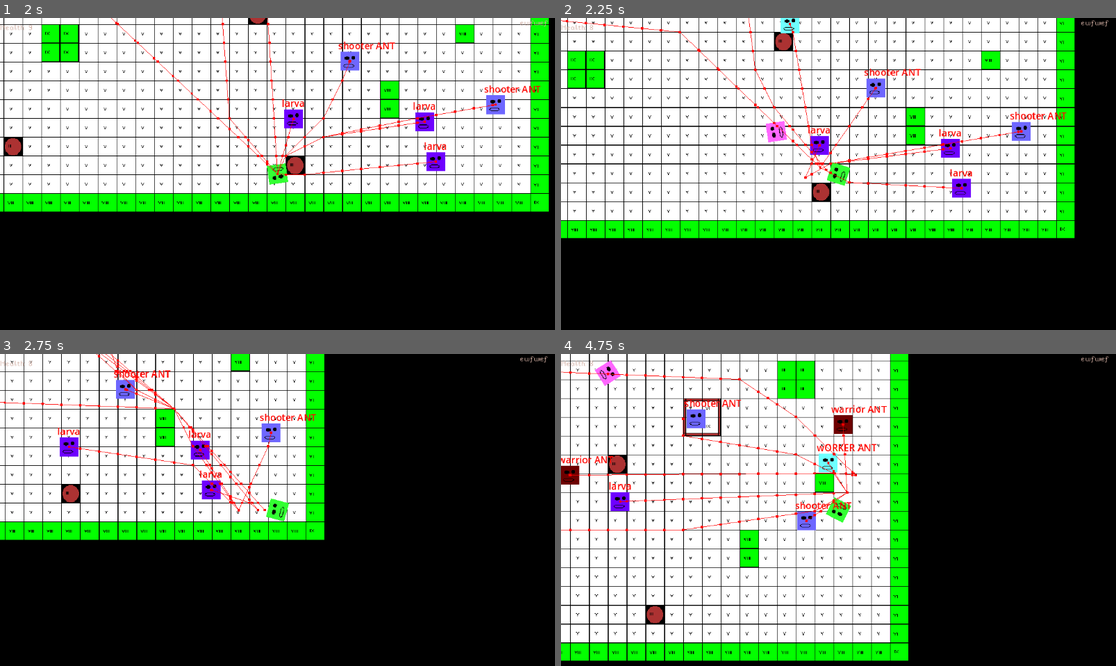
Above: before the commit, frames 1-4 (two rows, left to right).
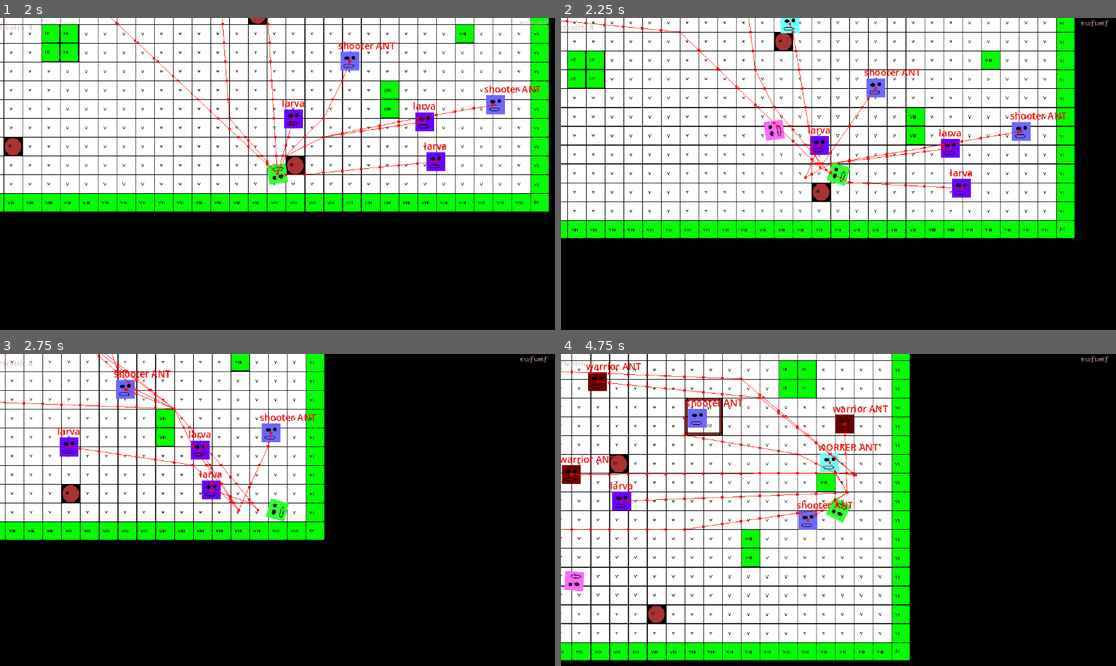
Above: after the commit, the same moments.

Repository: KayCat88/projecte_lliure_PTD
Game: Godot game, scene res://Nodes/Scene nodes/Levels/Tests/test.tscn
Two runs of this game, one before a commit and one after it. Both use one fixed random seed, a clock stepped at 60 frames per second and the inputs below. The engine's default icon, where the game draws it, is replaced by a stand-in: a white triangle on a blue panel in a dark square.
Inputs (mouse positions are in pixels of both pictures, inside the frame that each line leads up to):
- Up to frame 1 (2 s): tap Enter at 0.5 s; move the mouse to (399, 158) at 0.52 s; hold D (right) 0.53-1.28 s; tap U (u) at 0.6, 1.55 s; move the mouse to (166, 189) at 1.27 s; hold S (down) from 1.28 s (still down); click (166, 189) at 1.35 s
- Up to frame 2 (2.25 s): tap Space at 2 s; move the mouse to (894, 105) at 2.02 s; release S (down) at 2.03 s; hold D (right) from 2.03 s (still down); right-click (894, 105) at 2.1 s
- Up to frame 3 (2.75 s): keep holding D (right); tap U (u) at 2.3 s
- Up to frame 4 (4.75 s): move the mouse to (810, 572) at 2.77 s; release D (right) at 2.78 s; hold W (up) 2.78-3.53 s; tap J (j) at 2.85 s; tap U (u) at 3.05, 3.6, 4.35 s; move the mouse to (1005, 556) at 3.52 s; hold A (left) from 3.53 s (still down); move the mouse to (672, 463) at 4.27 s

Frame 1 is identical in both runs. In frame 2, 0.1% of the frame differs, in the area x 36-41%, y 32-40%; in frame 3, 0.1%; in frame 4, 15%, in the area x 0-63%, y 0-99%.

Commit message:
13/12/24 17:30

Diff:
--- a/Projecte Lliure PTD/Nodes/Building nodes/Entity/Boxes/aim_assist.tscn
+++ b/Projecte Lliure PTD/Nodes/Building nodes/Entity/Boxes/aim_assist.tscn
@@ -2,11 +2,25 @@
 
 [ext_resource type="Script" path="res://Scripts/Building nodes/Entity/Boxes/aim_assist.gd" id="1_5qdrx"]
 
-[node name="aim_assist" type="Area2D"]
-collision_layer = 4
-collision_mask = 8
-monitorable = false
+[node name="aim_assist" type="Node2D"]
 script = ExtResource("1_5qdrx")
 
-[connection signal="body_entered" from="." to="." method="_on_body_entered"]
-[connection signal="body_exited" from="." to="." method="_on_body_exited"]
+[node name="up_raycast" type="RayCast2D" parent="."]
+target_position = Vector2(150, -60)
+collision_mask = 10
+
+[node name="up_mid_raycast" type="RayCast2D" parent="."]
+target_position = Vector2(185, -30)
+collision_mask = 8
+
+[node name="mid_raycast" type="RayCast2D" parent="."]
+target_position = Vector2(200, 0)
+collision_mask = 8
+
+[node name="down_mid_raycast" type="RayCast2D" parent="."]
+target_position = Vector2(185, 30)
+collision_mask = 8
+
+[node name="down_raycast" type="RayCast2D" parent="."]
+target_position = Vector2(150, 60)
+collision_mask = 8
--- a/Projecte Lliure PTD/Nodes/Entity nodes/Player/ball.tscn
+++ b/Projecte Lliure PTD/Nodes/Entity nodes/Player/ball.tscn
@@ -14,9 +14,6 @@
 
 [sub_resource type="CircleShape2D" id="CircleShape2D_wsbo0"]
 radius = 24.0
-
-[sub_resource type="RectangleShape2D" id="RectangleShape2D_a2dk8"]
-size = Vector2(189, 121)
 
 [node name="ball" type="CharacterBody2D"]
 collision_layer = 4
@@ -50,10 +47,5 @@
 [node name="CollisionShape2D" type="CollisionShape2D" parent="Hitbox"]
 shape = SubResource("CircleShape2D_wsbo0")
 
-[node name="aim_assist" parent="." node_paths=PackedStringArray("ball") instance=ExtResource("5_1l5ts")]
-position = Vector2(41, -5)
+[node name="aim_assist" parent="." node_paths=PackedStringArray("ball") instance=ExtResource("5_hr3hb")]
 ball = NodePath("..")
-
-[node name="CollisionShape2D" type="CollisionShape2D" parent="aim_assist"]
-position = Vector2(52.5, 5.5)
-shape = SubResource("RectangleShape2D_a2dk8")
--- a/Projecte Lliure PTD/Scripts/Building nodes/Entity/Boxes/aim_assist.gd
+++ b/Projecte Lliure PTD/Scripts/Building nodes/Entity/Boxes/aim_assist.gd
@@ -1,33 +1,45 @@
-extends Area2D
+extends Node2D
 
-var assist_strenght : float = 5
+var assist_strenght : float = 10
 var enemy_selected : enemy
 @export var ball : CharacterBody2D
 var dir : Vector2
+var raycast_set : Array[RayCast2D]
+@onready var up_raycast = $up_raycast
+@onready var up_mid_raycast = $up_mid_raycast
+@onready var mid_raycast = $mid_raycast
+@onready var down_mid_raycast = $down_mid_raycast
+@onready var down_raycast = $down_raycast
+var raycast_check : int = 0
 
 # Called when the node enters the scene tree for the first time.
 func _ready():
-	pass # Replace with function body.
+	raycast_set = [up_raycast, up_mid_raycast, mid_raycast, down_mid_raycast, down_raycast]
 
 
 # Called every frame. 'delta' is the elapsed time since the previous frame.
 func _process(delta):
 	redirect()
+	search_for_enemies()
 
 
-func _on_body_entered(body):
 
-	if body is enemy:
-
-		enemy_selected = body
+func search_for_enemies():
 
 
-func _on_body_exited(body):
+	for raycast in raycast_set:
+		print(raycast.get_collider())
+		if raycast.get_collider() is enemy:
+			raycast_check = 5
+			enemy_selected = raycast.get_collider()
 
-	enemy_selected = null
+		else:
+			raycast_check -= 1
+	if raycast_check <= 0:
+		enemy_selected = null
 
 func redirect():
-	print(enemy_selected)
+
 	if enemy_selected != null:
 		dir = Vector2(enemy_selected.global_position.x - ball.global_position.x, enemy_selected.global_position.y - ball.global_position.y).normalized()
 		#ball.velocity = dir * ball.speed
Not shown: 1 places in Projecte Lliure PTD/Nodes/Entity nodes/Player/ball.tscn that only renumber resources
